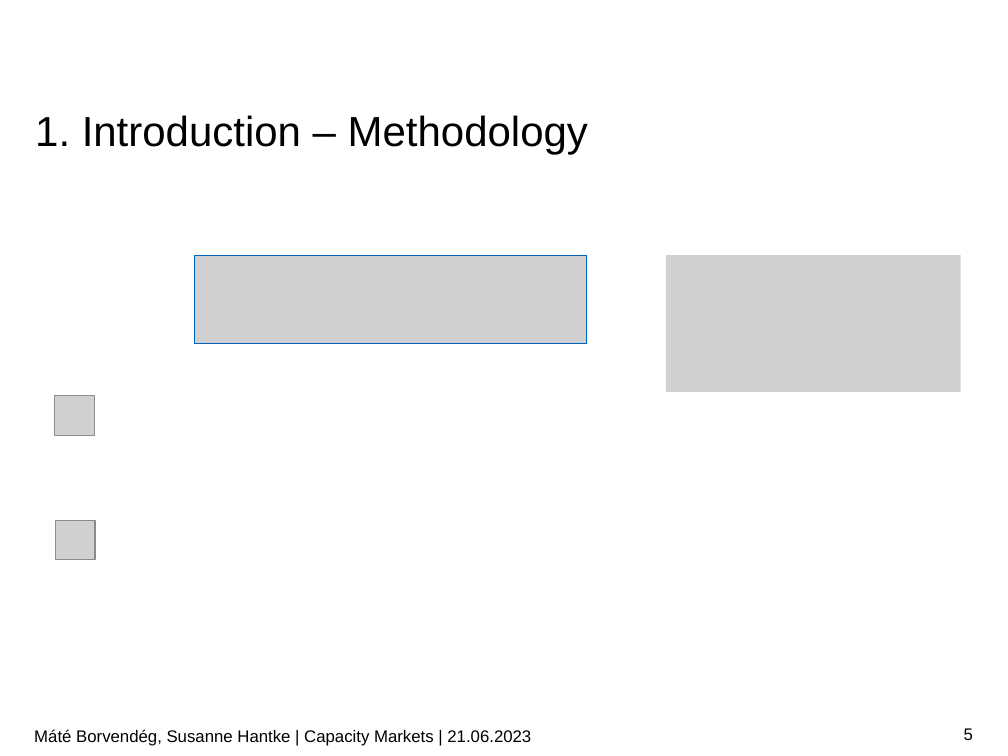
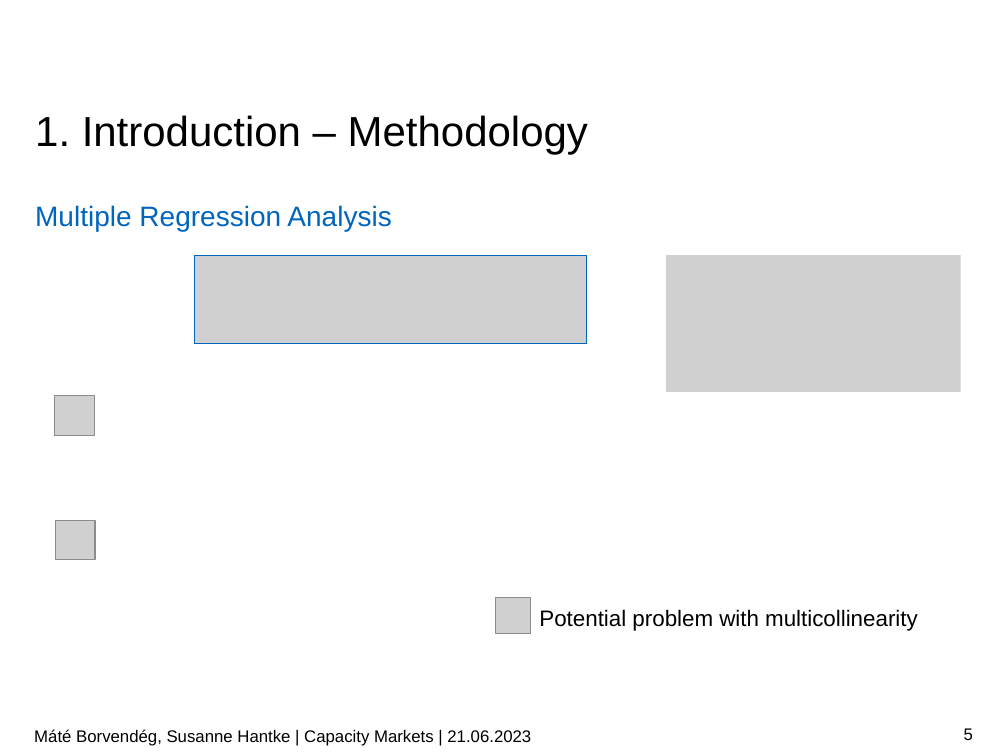
Before and after one commit to borvendegmate/tum_power_system_economics, a slide deck: slide 5 of Final_Presentation_Borvendeg_Hantke.pptx. Drawn at 1008x756 pixels with LibreOffice and Linux fonts; fonts in the diff are those of the drawing; grey boxes stand for pictures; background and template pictures are left out. Boxes give left, top, right and bottom in pixels: in the first picture for what was removed or moved away, otherwise in the second. Text is boxed around its words. In the diff, an @@ line names an element or a change of style, - is before the commit and + after.

```diff
--- a/Final_Presentation_Borvendeg_Hantke.pptx
+++ b/Final_Presentation_Borvendeg_Hantke.pptx
@@ text added at <box>35,205,391,232</box>, 20 pt, text #0065BD @@
+Multiple Regression Analysis
@@ picture added at <box>495,598,530,633</box> @@
@@ text added at <box>539,609,918,631</box>, 16 pt, text #000000 @@
+Potential problem with multicollinearity
```
Also in this commit, not shown: 11 other slides changed.
